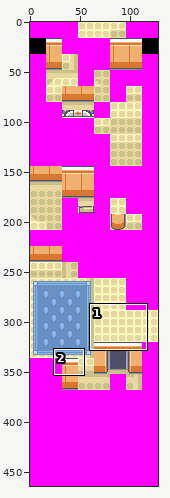
Sprite sheet, stored at raw_tilesets/secondary/decompiled_pokemon_center/bottom.png. Above, an overview of the earlier version with the close-up marked.
Close-up. Before:
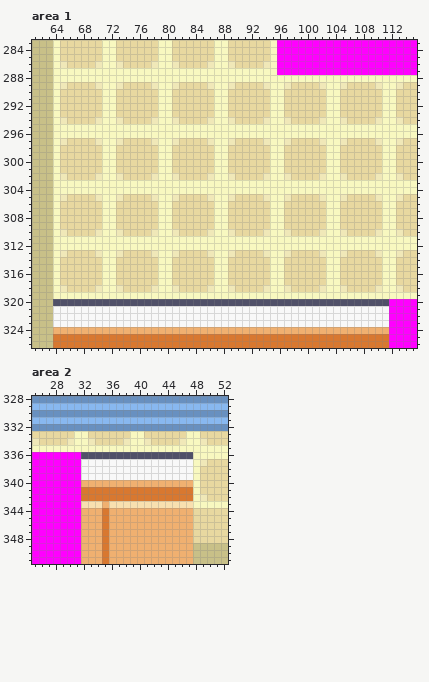
The file is 128x464 pixels. Shown: area 1: x 61..115, y 283..326; area 2: x 25..52, y 328..351.
And afterwards:
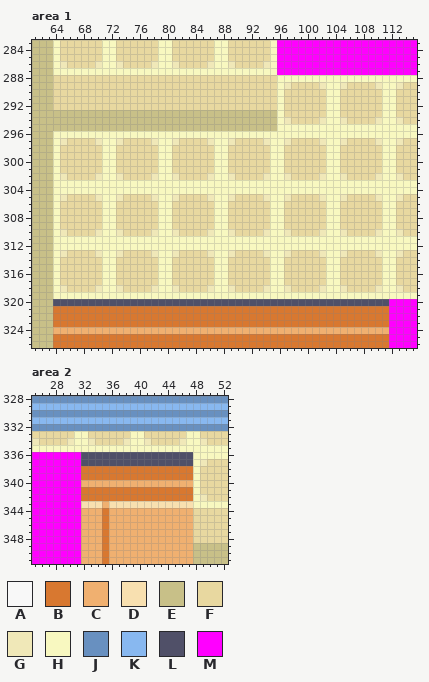
Palette (. is transparent): A #f8f8f8  B #d87830  C #f0b070  D #f8e0b0  E #c8c088  F #e8d8a0  G #f0e8b8  H #f8f8c0  J #6890c0  K #88b8f0  L #505068  M #ff00ff
Difference:
Area 1:
The edit turns colour A into colour B in rows 321 to 323 at x 64 to 111.
The edit turns colour F into colour E in row 293 at x 65 to 70, 73 to 78, 81 to 86 and 89 to 94; in row 294 at x 66 to 69, 74 to 77, 82 to 85 and 90 to 93.
The edit turns colour G into colour E in row 294 at x 65, 70, 73, 78, 81, 86, 89 and 94.
The edit turns colour H into colour E in rows 293 to 294 at x 64, 71 to 72, 79 to 80, 87 to 88 and 95; in row 295 at x 64 to 95.
The edit turns colour G into colour F in row 289 at x 65, 70, 73, 78, 81, 86, 89 and 94.
The edit turns colour H into colour F in row 288 at x 64 to 95; in rows 289 to 292 at x 64, 71 to 72, 79 to 80, 87 to 88 and 95.
Area 2:
The edit turns colour A into colour B in rows 338 to 339 at x 32 to 47.
The edit turns colour A into colour L in row 337 at x 32 to 47.
Where, in picture pixels (left, top, right, bottom), the same in both close-ups:
changed: (53, 75, 277, 131)
changed: (53, 306, 389, 327)
changed: (81, 459, 193, 480)
